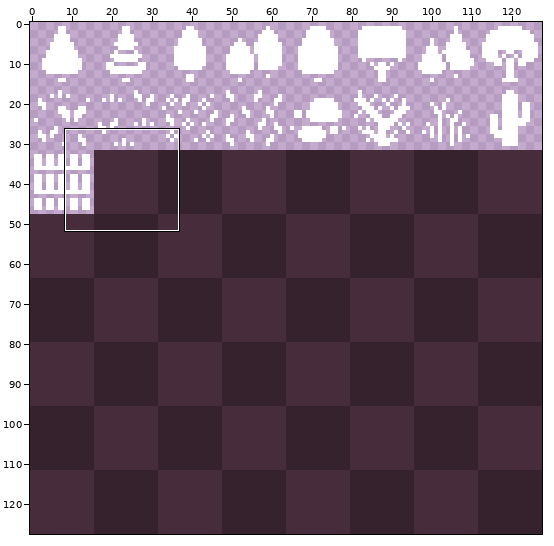
Sprite sheet -- assets/images/tile.png. Above, an overview of the earlier version with the close-up marked.
Close-up. First the earlier version:
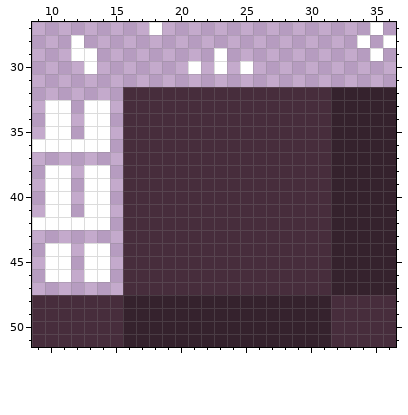
The file is 128x128 pixels. Shown: x 9..36, y 27..51.
After:
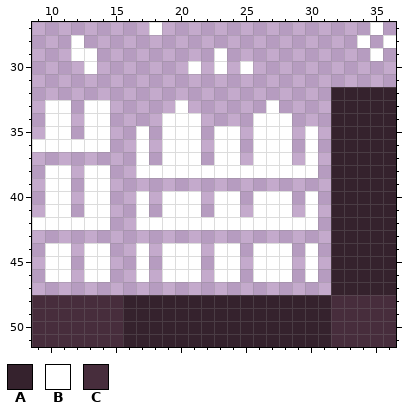
Palette (. is transparent): A #35222d  B #ffffff  C #472d3c
From old to new:
@@ x 9..36 @@
 31 ............................
-32 .......CCCCCCCCCCCCCCCCAAAAA
-33 .BB.BB.CCCCCCCCCCCCCCCCAAAAA
-34 .BB.BB.CCCCCCCCCCCCCCCCAAAAA
-35 .BB.BB.CCCCCCCCCCCCCCCCAAAAA
-36 BBBBBB.CCCCCCCCCCCCCCCCAAAAA
-37 .......CCCCCCCCCCCCCCCCAAAAA
-38 .BB.BB.CCCCCCCCCCCCCCCCAAAAA
-39 .BB.BB.CCCCCCCCCCCCCCCCAAAAA
-40 .BB.BB.CCCCCCCCCCCCCCCCAAAAA
-41 .BB.BB.CCCCCCCCCCCCCCCCAAAAA
-42 BBBBBB.CCCCCCCCCCCCCCCCAAAAA
-43 .......CCCCCCCCCCCCCCCCAAAAA
-44 .BB.BB.CCCCCCCCCCCCCCCCAAAAA
-45 .BB.BB.CCCCCCCCCCCCCCCCAAAAA
-46 .BB.BB.CCCCCCCCCCCCCCCCAAAAA
-47 .......CCCCCCCCCCCCCCCCAAAAA
+32 .......................AAAAA
+33 .BB.BB.....B......B....AAAAA
+34 .BB.BB....BBB....BBB...AAAAA
+35 .BB.BB..B.BBB.BB.BBB.B.AAAAA
+36 BBBBBB..B.BBB.BB.BBB.B.AAAAA
+37 ........B.BBB.BB.BBB.B.AAAAA
+38 .BB.BB..BBBBBBBBBBBBBB.AAAAA
+39 .BB.BB.................AAAAA
+40 .BB.BB..B.BBB.BB.BBB.B.AAAAA
+41 .BB.BB..B.BBB.BB.BBB.B.AAAAA
+42 BBBBBB..BBBBBBBBBBBBBB.AAAAA
+43 .......................AAAAA
+44 .BB.BB..B.BBB.BB.BBB.B.AAAAA
+45 .BB.BB..B.BBB.BB.BBB.B.AAAAA
+46 .BB.BB..B.BBB.BB.BBB.B.AAAAA
+47 .......................AAAAA
 48 CCCCCCCAAAAAAAAAAAAAAAACCCCC
Changed places in both close-ups, as pixel boxes (x1, y1, x2, y2):
changed: (123, 87, 331, 295)
